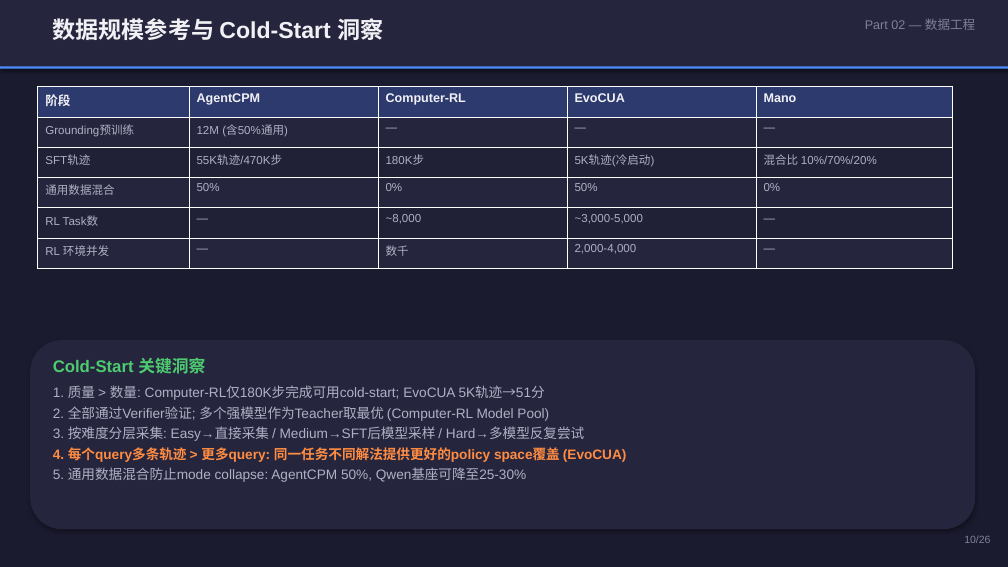
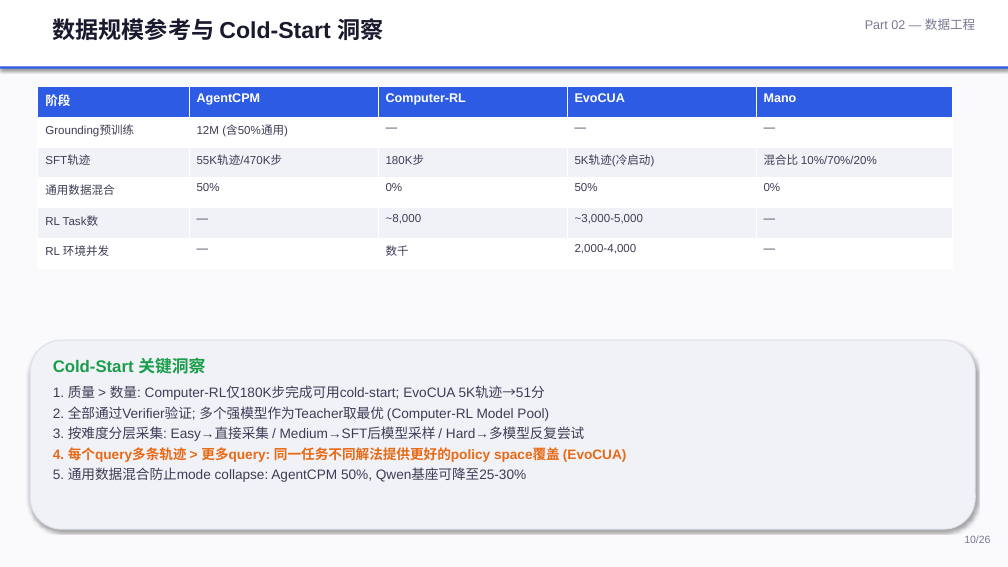
Before and after one commit to Pengxiang-Li/Cursor, a slide deck: slide 10 of CUA_Research_Report.pptx. Drawn at 1008x567 pixels with LibreOffice and Linux fonts; fonts in the diff are those of the drawing. Boxes give left, top, right and bottom in pixels: in the first picture for what was removed or moved away, otherwise in the second. Text is boxed around its words. In the diff, an @@ line names an element or a change of style, - is before the commit and + after.

```diff
--- a/CUA_Research_Report.pptx
+++ b/CUA_Research_Report.pptx
@@ background #1B1B2F to #FAFAFC @@
@@ rectangle at bbox=[0, 0, 1008, 68]: fill #25253D to #FFFFFF @@
@@ text "数据规模参考与 Cold-Start 洞察" at bbox=[53, 18, 383, 40]: text colour #F0F0F5 to #1A1A2E @@
@@ text "Part 02 — 数据工程" at bbox=[865, 18, 975, 30]: text colour #80809A to #787896 @@
@@ rectangle at bbox=[0, 67, 1008, 69]: fill #4E8CFF to #2D5BE3 @@
@@ table at bbox=[38, 87, 953, 268] @@
@@ fill #2D3A6D to #2D5BE3 in row 1 @@
@@ fill #25253D to #FFFFFF in 15 cells @@
@@ fill #202036 to #F0F2F7 in 10 cells @@
@@ text colour #F0F0F5 to #FFFFFF in "阶段", "AgentCPM", "Computer-RL", "EvoCUA" and 1 more places @@
@@ text colour #B0B0C5 to #3D3D56 in "Grounding预训练", "12M (含50%通用)", "—", "—" and 21 more places @@
@@ rounded rectangle at bbox=[30, 340, 975, 529]: fill #25253D to #F0F2F7; outline none to #DEE1EB 1 pt @@
@@ text "Cold-Start 关键洞察" at bbox=[53, 358, 627, 482]: text colour #4ECB71 to #1B9E4B in "Cold-Start 关键洞察"; text colour #B0B0C5 to #3D3D56 in "1. 质量 > 数量: Computer-RL仅180K步完成可用cold-start; EvoCUA 5K轨迹→51分", "2. 全部通过Verifier验证; 多个强模型作为Teacher取最优 (Computer-RL Model Pool ...", "3. 按难度分层采集: Easy→直接采集 / Medium→SFT后模型采样 / Hard→多模型反复尝试", "5. 通用数据混合防止mode collapse: AgentCPM 50%, Qwen基座可降至25-30%"; text colour #FF8C42 to #E86A17 in "4. 每个query多条轨迹 > 更多query: 同一任务不同解法提供更好的policy space覆盖 (EvoCU ..." @@
@@ text "10/26" at bbox=[964, 535, 990, 543]: text colour #80809A to #787896 @@
```
Also in this commit, not shown: 25 other slides changed, 1 other file.
